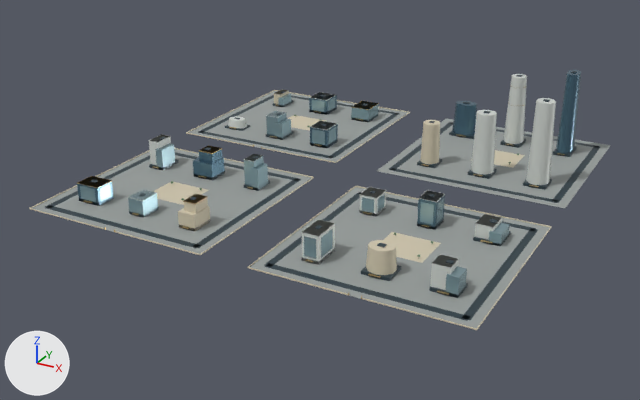
An edit to the glTF model web/public/assets/3d/ampliworld/GC-CITY-2030/GC-TILE-06-23.glb, drawn before and after from the same camera.
Rendered twice from a 50 mm lens placed at (-3336.0, -9301.0, 590.0), pointed at (-4017.0, -8063.0, -29.0). Arrows for +X, +Y and +Z are at lower left; the lights stay in place. The older version comes first. Where no turn or scale is listed for an object, it has been applied to the vertices. Vertices at exactly the same position are counted once.

The first picture shows 'GC-TILE-06-23-blue', 'GC-TILE-06-23-dark', 'GC-TILE-06-23-glass', 'GC-TILE-06-23-gold', 'GC-TILE-06-23-ivory', 'GC-TILE-06-23-paving', 'GC-TILE-06-23-white' and 1 more.
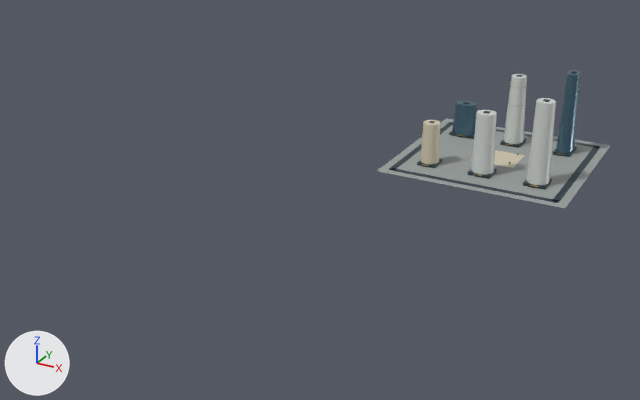
Diff of the bpy script that builds the scene:
```diff
--- a/web/public/assets/3d/ampliworld/GC-CITY-2030/GC-TILE-06-23.glb.py
+++ b/web/public/assets/3d/ampliworld/GC-CITY-2030/GC-TILE-06-23.glb.py
@@ me_mesh_0 @@
-me_mesh_0.from_pydata(...)  # 32 vertices, 48 faces; spans x -4379.0..-3621.0, y -8379.0..-7621.0, z 0.0
+me_mesh_0.from_pydata(...)  # 8 vertices, 12 faces; spans x -3959.0..-3621.0, y -7959.0..-7621.0, z 0.0
+# me_mesh_0 part 1: the loose piece of 8 vertices spanning x -4379.0..-4041.0, y -7959.0..-7621.0, z 0.0 is deleted
+# me_mesh_0 part 2: the loose piece of 8 vertices spanning x -4379.0..-4041.0, y -8379.0..-8041.0, z 0.0 is deleted
+# me_mesh_0 part 3: the loose piece of 8 vertices spanning x -3959.0..-3621.0, y -8379.0..-8041.0, z 0.0 is deleted
 me_mesh_0.materials.append(mat_paving)
@@ me_mesh_1 @@
-me_mesh_1.from_pydata(...)  # 512 vertices, 768 faces; spans x -4364.0..-3636.0, y -8364.0..-7636.0, z 0.0..155.0
+me_mesh_1.from_pydata(...)  # 128 vertices, 192 faces; spans x -3944.0..-3636.0, y -7944.0..-7636.0, z 0.0..155.0
+# me_mesh_1 part 4: 48 loose pieces with 384 vertices, spanning x -4364.0..-3636.0, y -8364.0..-7636.0, z 0.0..52.0, are deleted
 me_mesh_1.materials.append(mat_dark)
@@ me_mesh_2 @@
-me_mesh_2.from_pydata(...)  # 220 vertices, 344 faces; spans x -4380.0..-3620.0, y -8380.0..-7620.0, z 0.0..79.0
+me_mesh_2.from_pydata(...)  # 30 vertices, 52 faces; spans x -3906.0..-3750.0, y -7897.0..-7754.0, z 0.0..79.0
+# me_mesh_2 part 5: 22 loose pieces with 190 vertices, spanning x -4380.0..-3620.0, y -8380.0..-7620.0, z 0.0..44.0, are deleted
 me_mesh_2.materials.append(mat_ivory)
@@ me_mesh_5 @@
-me_mesh_5.from_pydata(...)  # 800 vertices, 1368 faces; spans x -4332.0..-3673.0, y -8380.0..-7673.0, z 0.0..132.0
+me_mesh_5.from_pydata(...)  # 444 vertices, 792 faces; spans x -3912.0..-3673.0, y -7902.0..-7674.0, z 4.0..132.0
+# me_mesh_5 part 7: 34 loose pieces with 356 vertices, spanning x -4332.0..-3681.0, y -8380.0..-7673.0, z 0.0..48.0, are deleted
 me_mesh_5.materials.append(mat_gold)
@@ me_mesh_7 @@
-me_mesh_7.from_pydata(...)  # 224 vertices, 364 faces; spans x -4330.0..-3672.0, y -8323.0..-7675.0, z 0.0..149.0
+me_mesh_7.from_pydata(...)  # 66 vertices, 120 faces; spans x -3809.0..-3672.0, y -7898.0..-7676.0, z 5.0..149.0
+# me_mesh_7 part 8: 18 loose pieces with 158 vertices, spanning x -4330.0..-3683.0, y -8323.0..-7675.0, z 0.0..51.0, are deleted
 me_mesh_7.materials.append(mat_white)
@@ me_mesh_8 @@
-me_mesh_8.from_pydata(...)  # 92 vertices, 152 faces; spans x -4332.0..-3675.0, y -8316.0..-7672.0, z 0.0..154.0
+me_mesh_8.from_pydata(...)  # 44 vertices, 80 faces; spans x -3914.0..-3675.0, y -7724.0..-7672.0, z 5.0..154.0
+# me_mesh_8 part 6: 6 loose pieces with 48 vertices, spanning x -4332.0..-3775.0, y -8316.0..-7676.0, z 0.0..48.0, are deleted
 me_mesh_8.materials.append(mat_blue)
@@ ob_gc_tile_06_23_glass @@
-ob_gc_tile_06_23_glass = bpy.data.objects.new('GC-TILE-06-23-glass', me_mesh_6)
```

Where the change shows, as pixel boxes (x1, y1, x2, y2) in the pictures (640 x 400 px):
'GC-TILE-06-23-paving', reshaped (59% narrower, 62% shorter)
    before: (32, 91, 611, 328)
    after: (377, 119, 611, 208)
'GC-TILE-06-23-dark', reshaped (62% narrower, 47% shorter)
    before: (45, 71, 600, 321)
    after: (389, 71, 600, 203)
'GC-TILE-06-23-white', reshaped (80% narrower, 48% shorter)
    before: (128, 74, 556, 290)
    after: (471, 74, 556, 185)
'GC-TILE-06-23-ivory', reshaped (80% narrower, 80% shorter)
    before: (29, 90, 552, 330)
    after: (420, 120, 525, 168)
'GC-TILE-06-23-glass', deleted
    before: (80, 94, 510, 298)
'GC-TILE-06-23-blue', reshaped (74% narrower, 48% shorter)
    before: (77, 70, 581, 229)
    after: (452, 70, 581, 153)
'GC-TILE-06-23-gold', reshaped (70% narrower, 52% shorter)
    before: (77, 85, 565, 299)
    after: (421, 85, 565, 187)
part 1 of me_mesh_0, deleted
    before: (188, 91, 409, 162)
part 2 of me_mesh_0, deleted
    before: (32, 149, 312, 254)
part 3 of me_mesh_0, deleted
    before: (250, 187, 550, 328)
part 4 of me_mesh_1, deleted
    before: (45, 91, 538, 321)
part 5 of me_mesh_2, deleted
    before: (29, 90, 552, 330)
part 6 of me_mesh_8, deleted
    before: (77, 93, 445, 229)
part 7 of me_mesh_5, deleted
    before: (77, 101, 493, 299)
part 8 of me_mesh_7, deleted
    before: (128, 89, 502, 290)
